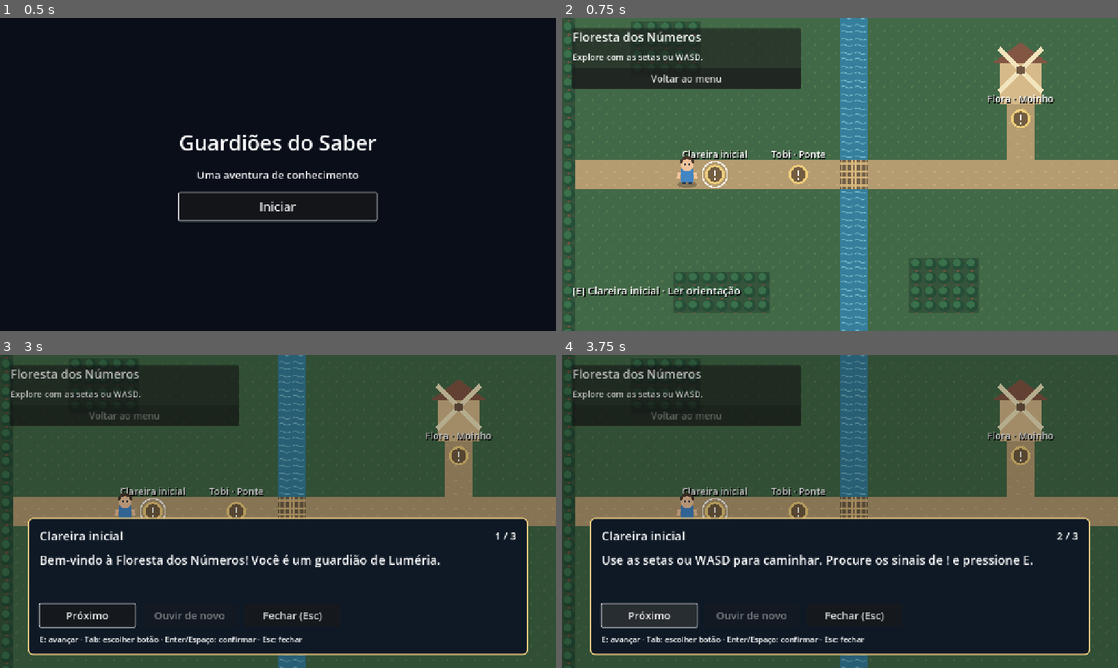
Above: before the commit, frames 1-4 (two rows, left to right).
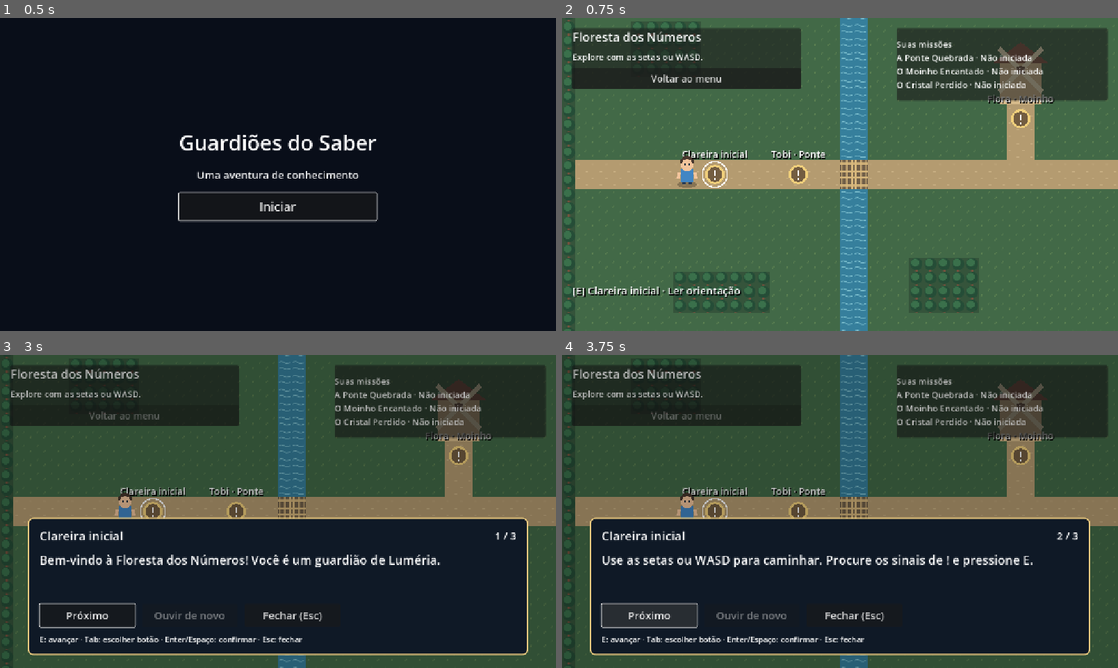
Above: after the commit, the same moments.

Repository: ArthurSalesse/Guardioes-do-Saber
Game: Godot game, scene res://scenes/main.tscn
The game is run twice, just before and just after one commit, with the same random seed, the same clock (stepped at 60 frames per second) and the same inputs.
Inputs (mouse positions are in pixels of both pictures, inside the frame that each line leads up to):
- Up to frame 1 (0.5 s): no input
- Up to frame 2 (0.75 s): click "Iniciar" at 0.5 s
- Up to frame 3 (3 s): click "Voltar ao menu" at 1.25 s; click "Iniciar" at 2 s; tap Enter at 2.75 s; move the mouse to (400, 495) at 2.77 s; hold Right (move_right) from 2.78 s (still down); hold E (interact) from 2.78 s (still down); click (400, 495) at 2.92 s
- Up to frame 4 (3.75 s): release Right (move_right) at 3.5 s; release E (interact) at 3.5 s; click "Próximo" at 3.5 s

Frame 1 is identical in both runs. In frame 2, 8.6% of the frame differs, in the area x 60-99%, y 3-27%; in frame 3, 8.3%; in frame 4, 8.3%.

Commit message:
feat: gerencia estados e eventos de missoes por sessao (#8)

Diff:
--- a/game/project.godot
+++ b/game/project.godot
@@ -5,6 +5,9 @@
 config/name="Guardiões do Saber"
 run/main_scene="res://scenes/main.tscn"
 config/features=PackedStringArray("4.7", "GL Compatibility")
+
+[autoload]
+MissionManager="*res://scripts/mission_manager.gd"
 
 [display]
 window/size/viewport_width=1280
--- a/game/scenes/game.tscn
+++ b/game/scenes/game.tscn
@@ -62,4 +62,17 @@
 autowrap_mode = 2
 text = "Procure os sinais de ! e pressione E para ler."
 
+
+[node name="MissionStatus" type="PanelContainer" parent="HUD"]
+offset_left = 770.0
+offset_top = 24.0
+offset_right = 1256.0
+offset_bottom = 190.0
+mouse_filter = 2
+
+[node name="Text" type="Label" parent="HUD/MissionStatus"]
+layout_mode = 2
+theme_override_font_sizes/font_size = 20
+autowrap_mode = 2
+
 [node name="Dialogue" parent="HUD" instance=ExtResource("4")]
--- a/game/scenes/menu.tscn
+++ b/game/scenes/menu.tscn
@@ -40,3 +40,9 @@
 layout_mode = 2
 theme_override_font_sizes/font_size = 28
 text = "Iniciar"
+
+[node name="Restart" type="Button" parent="Center/Content"]
+custom_minimum_size = Vector2(320, 56)
+layout_mode = 2
+theme_override_font_sizes/font_size = 24
+text = "Recomeçar aventura"
--- a/game/scripts/game.gd
+++ b/game/scripts/game.gd
@@ -4,6 +4,8 @@
 
 
 func _ready() -> void:
+	MissionManager.changed.connect(_update_mission_status)
+	_update_mission_status()
 	$World.dialogue_requested.connect($HUD/Dialogue.show_dialogue)
 	$HUD/Dialogue.opened.connect(func(): _set_dialogue_active(true))
 	$HUD/Dialogue.closed.connect(func(): _set_dialogue_active(false))
@@ -21,3 +23,11 @@
 	$World/Player.controls_enabled = not active
 	$HUD/Panel/Content/Back.disabled = active
 	$HUD/Message.visible = not active
+
+
+func _update_mission_status() -> void:
+	var lines: PackedStringArray = ["Suas missões"]
+	var labels := ["Não iniciada", "Ativa", "Concluída"]
+	for mission in MissionManager.ORDER:
+		lines.append("%s · %s" % [MissionManager.TITLES[mission], labels[MissionManager.get_state(mission)]])
+	$HUD/MissionStatus/Text.text = "\n".join(lines)
--- a/game/scripts/menu.gd
+++ b/game/scripts/menu.gd
@@ -5,4 +5,12 @@
 
 func _ready() -> void:
 	$Center/Content/Start.pressed.connect(func(): navigate.emit(&"game"))
+	$Center/Content/Restart.pressed.connect(_restart)
+	$Center/Content/Start.text = "Continuar aventura" if MissionManager.has_progress() else "Iniciar"
+	$Center/Content/Restart.visible = MissionManager.has_progress()
 	$Center/Content/Start.grab_focus()
+
+
+func _restart() -> void:
+	MissionManager.new_session()
+	navigate.emit(&"game")
--- /dev/null
+++ b/game/scripts/mission_manager.gd
@@ -0,0 +1,89 @@
+extends Node
+## Estado da aventura atual. Sobrevive a trocas de cena, não ao fechar o jogo.
+
+signal changed
+signal mission_started(mission: StringName)
+signal mission_completed(mission: StringName)
+signal event_recorded(event: Dictionary)
+
+enum State { NOT_STARTED, ACTIVE, COMPLETED }
+const ORDER: Array[StringName] = [&"bridge", &"mill", &"crystal"]
+const TITLES := {
+	&"bridge": "A Ponte Quebrada",
+	&"mill": "O Moinho Encantado",
+	&"crystal": "O Cristal Perdido",
+}
+var session_id := ""
+var _states: Dictionary = {}
+var _events: Array[Dictionary] = []
+
+
+func _ready() -> void:
+	new_session()
+
+
+func new_session() -> void:
+	session_id = Crypto.new().generate_random_bytes(16).hex_encode()
+	_states.clear()
+	_events.clear()
+	for mission in ORDER:
+		_states[mission] = State.NOT_STARTED
+	changed.emit()
+
+
+func get_state(mission: StringName) -> int:
+	return _states.get(mission, -1)
+
+
+func is_completed(mission: StringName) -> bool:
+	return get_state(mission) == State.COMPLETED
+
+
+func has_progress() -> bool:
+	for mission in ORDER:
+		if get_state(mission) != State.NOT_STARTED:
+			return true
+	return false
+
+
+func can_start(mission: StringName) -> bool:
+	var index := ORDER.find(mission)
+	if index < 0 or get_state(mission) != State.NOT_STARTED:
+		return false
+	return index == 0 or is_completed(ORDER[index - 1])
+
+
+func start_mission(mission: StringName) -> bool:
+	if not can_start(mission):
+		return false
+	_states[mission] = State.ACTIVE
+	_record(&"MISSION_STARTED", mission)
+	mission_started.emit(mission)
+	changed.emit()
+	return true
+
+
+func complete_mission(mission: StringName) -> bool:
+	if get_state(mission) != State.ACTIVE:
+		return false
+	_states[mission] = State.COMPLETED
+	_record(&"MISSION_COMPLETED", mission)
+	mission_completed.emit(mission)
+	changed.emit()
+	return true
+
+
+func get_events() -> Array[Dictionary]:
+	return _events.duplicate(true)
+
+
+func _record(type: StringName, mission: StringName) -> void:
+	var event := {
+		"id": "%s:%d" % [session_id, _events.size() + 1],
+		"session_id": session_id,
+		"type": String(type),
+		"mission_id": String(mission),
+		"occurred_at": Time.get_datetime_string_from_system(true) + "Z",
+	}
+	_events.append(event)
+	event_recorded.emit(event.duplicate(true))
--- a/game/scripts/mission_progress.gd
+++ b/game/scripts/mission_progress.gd
@@ -1,21 +1,24 @@
 extends Node
-## Integração para os futuros controladores de missões; somente nesta sessão.
+## Adaptador do mapa para o gerenciador que persiste durante a sessão.
 
 signal changed
-const ORDER: Array[StringName] = [&"bridge", &"mill", &"crystal"]
-var _completed: Array[StringName] = []
+
+
+func _ready() -> void:
+	MissionManager.changed.connect(_on_changed)
+
+
+func _on_changed() -> void:
+	changed.emit()
 
 
 func is_completed(mission: StringName) -> bool:
-	return mission in _completed
+	return MissionManager.is_completed(mission)
+
+
+func start_mission(mission: StringName) -> bool:
+	return MissionManager.start_mission(mission)
 
 
 func complete_mission(mission: StringName) -> bool:
-	if mission not in ORDER or mission in _completed:
-		return false
-	var index := ORDER.find(mission)
-	if index > 0 and not is_completed(ORDER[index - 1]):
-		return false
-	_completed.append(mission)
-	changed.emit()
-	return true
+	return MissionManager.complete_mission(mission)
--- a/game/scripts/world.gd
+++ b/game/scripts/world.gd
@@ -128,6 +128,8 @@
 	var player := get_node_or_null("Player") as CharacterBody2D
 	if not player or not active_point.contains_player(player):
 		return false
+	# A leitura inicia a missão disponível, sem concluir seu desafio.
+	progress.start_mission(active_point.point_id)
 	interaction_requested.emit(active_point.point_id)
 	var pages: Array[Resource] = active_point.dialogue_pages.duplicate()
 	var text := ""
--- a/game/tests/forest_test.gd
+++ b/game/tests/forest_test.gd
@@ -38,6 +38,7 @@
 
 
 func run() -> void:
+	root.get_node("MissionManager").new_session()
 	var game = load("res://scenes/game.tscn").instantiate()
 	root.add_child(game)
 	var world = game.get_node("World")
@@ -76,6 +77,7 @@
 	await ticks(35)
 	Input.action_release("move_right")
 	check(player.position.x <= 1266.1, "Portão da caverna tem colisão antes do moinho")
+	check(progress.start_mission(&"mill"), "Inicia moinho")
 	check(progress.complete_mission(&"mill"), "Conclui moinho")
 	await ticks(4)
 	check(reachable(world, Vector2i(51, 17)), "Caverna acessível após moinho")
@@ -83,12 +85,15 @@
 	await ticks(30)
 	Input.action_release("move_right")
 	check(player.position.x > 1312, "Colisão do portão removida")
+	check(progress.start_mission(&"crystal"), "Inicia cristal")
 	check(progress.complete_mission(&"crystal"), "Conclui sequência")
 	game.queue_free()
 	await process_frame
 	var fresh = load("res://scenes/forest.tscn").instantiate()
 	root.add_child(fresh)
-	check(not fresh.progress.is_completed(&"bridge"), "Nova aventura começa bloqueada")
+	check(fresh.progress.is_completed(&"bridge"), "Recriar mapa preserva progresso da sessão")
+	root.get_node("MissionManager").new_session()
+	check(not fresh.progress.is_completed(&"bridge"), "Recomeçar limpa progresso")
 	fresh.queue_free()
 	await process_frame
 	print("Forest: %s" % ("PASS" if failures == 0 else "FAIL"))
--- /dev/null
+++ b/game/tests/mission_test.gd
@@ -0,0 +1,93 @@
+extends SceneTree
+
+var failures := 0
+
+
+func _initialize() -> void:
+	run.call_deferred()
+
+
+func check(condition: bool, message: String) -> void:
+	if not condition:
+		push_error(message)
+		failures += 1
+
+
+func frames() -> void:
+	await process_frame
+	await process_frame
+
+
+func run() -> void:
+	var manager = root.get_node("MissionManager")
+	manager.new_session()
+	var first_session: String = manager.session_id
+	var observed: Array[Dictionary] = []
+	var starts: Array[StringName] = []
+	var ends: Array[StringName] = []
+	manager.event_recorded.connect(func(event: Dictionary): observed.append(event))
+	manager.mission_started.connect(func(id: StringName): starts.append(id))
+	manager.mission_completed.connect(func(id: StringName): ends.append(id))
+	for mission in manager.ORDER:
+		check(manager.get_state(mission) == manager.State.NOT_STARTED, "Estado inicial: " + mission)
+	check(manager.get_state(&"unknown") == -1, "ID desconhecido não vira missão")
+	check(not manager.start_mission(&"unknown"), "Início desconhecido recusado")
+	check(not manager.complete_mission(&"bridge"), "Não conclui sem iniciar")
+	check(not manager.start_mission(&"mill"), "Pré-requisito impede início fora de ordem")
+	for mission in manager.ORDER:
+		check(manager.start_mission(mission), "Inicia missão: " + mission)
+		check(manager.get_state(mission) == manager.State.ACTIVE, "Estado ativo")
+		check(not manager.start_mission(mission), "Repetir início não emite outro evento")
+		check(manager.complete_mission(mission), "Conclui missão: " + mission)
+		check(manager.get_state(mission) == manager.State.COMPLETED, "Estado concluído")
+		check(not manager.complete_mission(mission), "Repetir conclusão não emite outro evento")
+	check(starts == manager.ORDER and ends == manager.ORDER, "Sinais uma vez por transição")
+	var events: Array[Dictionary] = manager.get_events()
+	check(events.size() == 6 and observed.size() == 6, "Dois eventos por missão")
+	var identifiers := {}
+	for index in range(events.size()):
+		var event := events[index]
+		check(event.session_id == first_session, "Evento vinculado à sessão")
+		check(not identifiers.has(event.id), "Identificador de evento único")
+		identifiers[event.id] = true
+		check(event.occurred_at.ends_with("Z"), "Momento de ocorrência em UTC")
+		check(event.type == ("MISSION_STARTED" if index % 2 == 0 else "MISSION_COMPLETED"), "Ordem dos eventos")
+	events[0]["type"] = "mutated"
+	observed[0]["type"] = "mutated"
+	check(manager.get_events()[0].type == "MISSION_STARTED", "Consumidores não alteram histórico interno")
+	manager.new_session()
+	check(manager.session_id != first_session and manager.get_events().is_empty(), "Nova sessão renova ID e histórico")
+	# Exercita o fluxo real: interação inicia, desafio conclui, menu permite continuar.
+	var main = load("res://scenes/main.tscn").instantiate()
+	root.add_child(main)
+	await frames()
+	main.get_node("Menu/Center/Content/Start").pressed.emit()
+	await frames()
+	var game = main.get_node("Game")
+	game.get_node("World/Player").position = Vector2(544, 544)
+	for tick in range(5):
+		await physics_frame
+	await frames()
+	check(game.get_node("World").interact(), "Interação com Tobi aceita")
+	check(manager.get_state(&"bridge") == manager.State.ACTIVE, "Interação inicia missão disponível")
+	game.get_node("HUD/Dialogue").close_dialogue()
+	check(manager.complete_mission(&"bridge"), "Controlador de desafio pode concluir missão ativa")
+	game.get_node("HUD/Panel/Content/Back").pressed.emit()
+	await frames()
+	check(main.get_node("Menu/Center/Content/Start").text == "Continuar aventura", "Menu mostra continuar")
+	main.get_node("Menu/Center/Content/Start").pressed.emit()
+	await frames()
+	game = main.get_node("Game")
+	check(manager.is_completed(&"bridge"), "Troca de cena preserva progresso")
+	check(game.get_node("World/Obstacles").get_cell_source_id(Vector2i(20, 16)) == -1, "Mapa recriado restaura passagem aberta")
+	check(game.get_node("HUD/MissionStatus/Text").text.contains("Concluída"), "HUD restaura status")
+	game.get_node("HUD/Panel/Content/Back").pressed.emit()
+	await frames()
+	main.get_node("Menu/Center/Content/Restart").pressed.emit()
+	await frames()
+	check(not manager.has_progress() and manager.get_events().is_empty(), "Recomeçar limpa progresso e eventos")
+	check(main.get_node("Game/World/Obstacles").get_cell_source_id(Vector2i(20, 16)) == 0, "Recomeçar fecha ponte")
+	main.queue_free()
+	await frames()
+	print("Missions: %s" % ("PASS" if failures == 0 else "FAIL"))
+	quit(0 if failures == 0 else 1)
Not shown, added: game/scripts/mission_manager.gd.uid
Not shown, added: game/tests/mission_test.gd.uid
Not shown, changed: docs/MAPA.md
Not shown, added: docs/MISSOES.md
